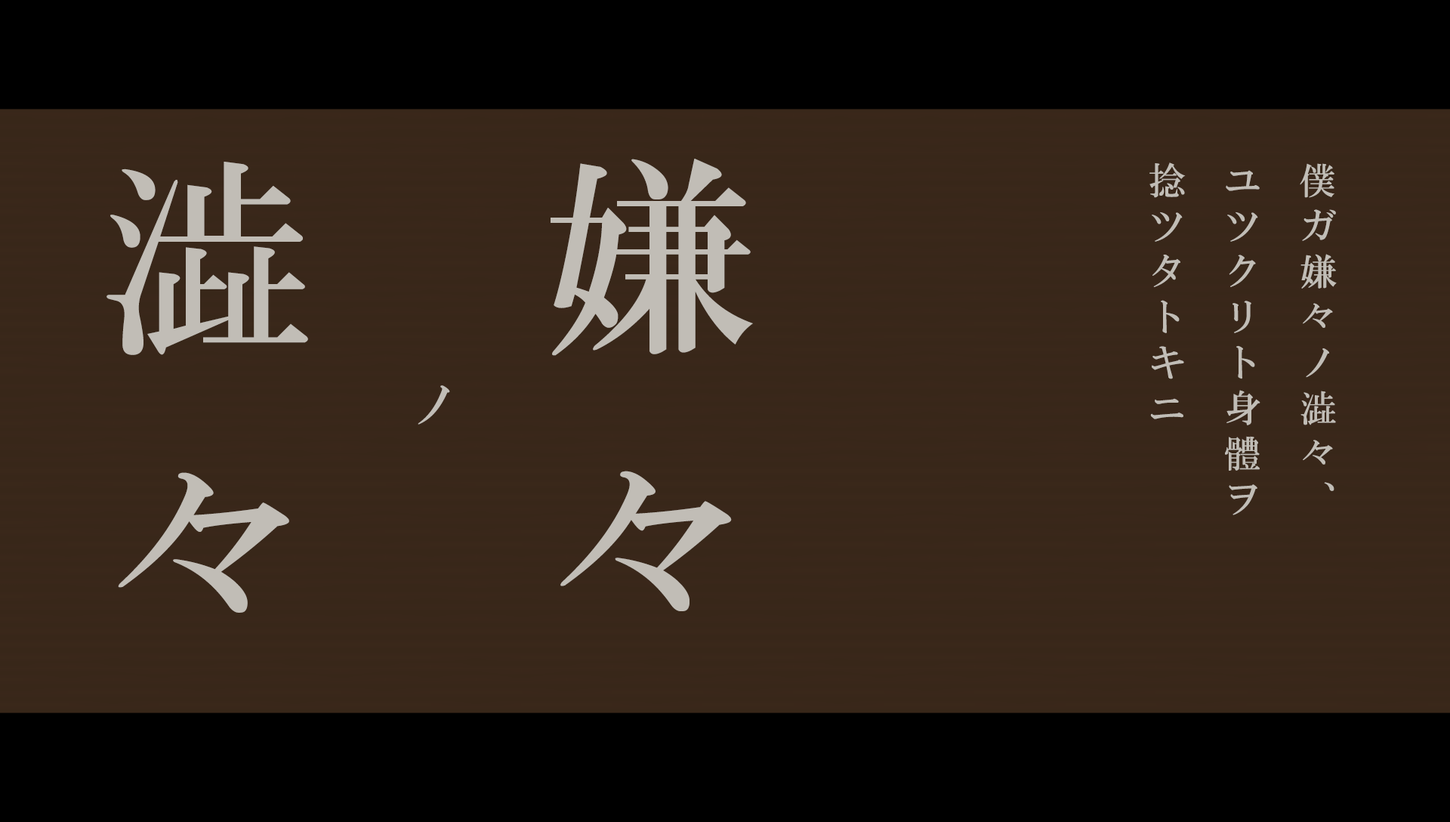
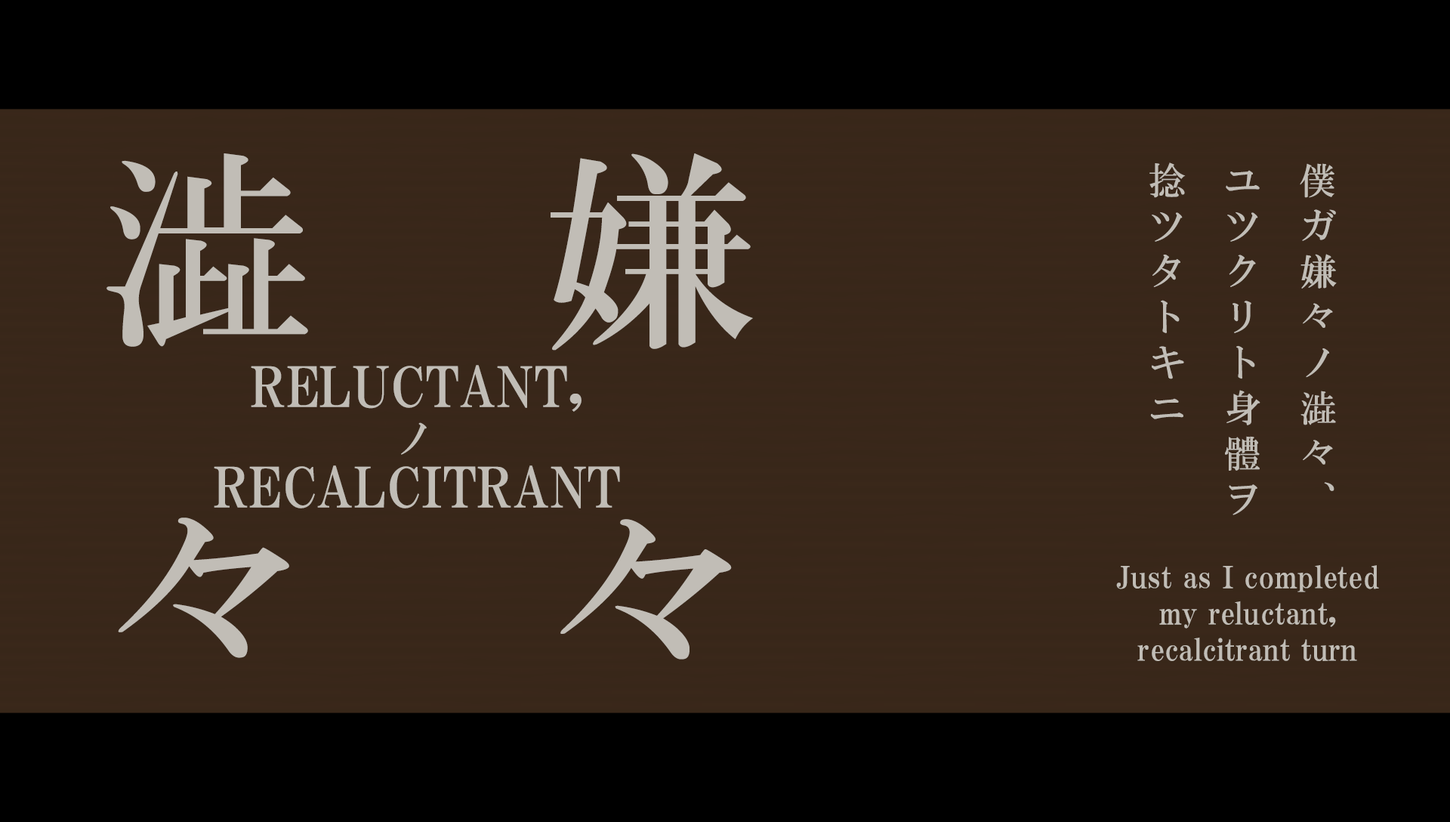
Two versions of the same layered image (1450x822). Layer-by-layer changes:
added layer "reluctant, recalcitrant" above "Just as I completed my reluctant, recalcitrant turn" over [213, 364, 621, 509]
added layer "Just as I completed my reluctant, recalcitrant turn" above "澁々" over [1116, 564, 1379, 661]
painted on "澁々" over [106, 153, 309, 658]
painted on "嫌々" over [550, 153, 753, 660]
painted on "ノ" over [401, 385, 451, 455]
